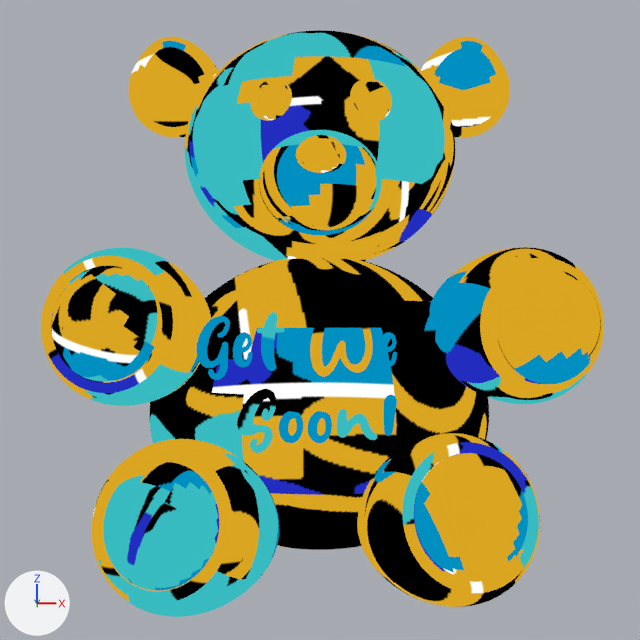
The Blender file App/app/src/main/assets/models/blender/get-well-soon.blend: old version first, new version second.
One viewpoint serves both versions: the file's camera 'Camera'. The axes (+X, +Y, +Z) are drawn at lower left. The lights are the same throughout.
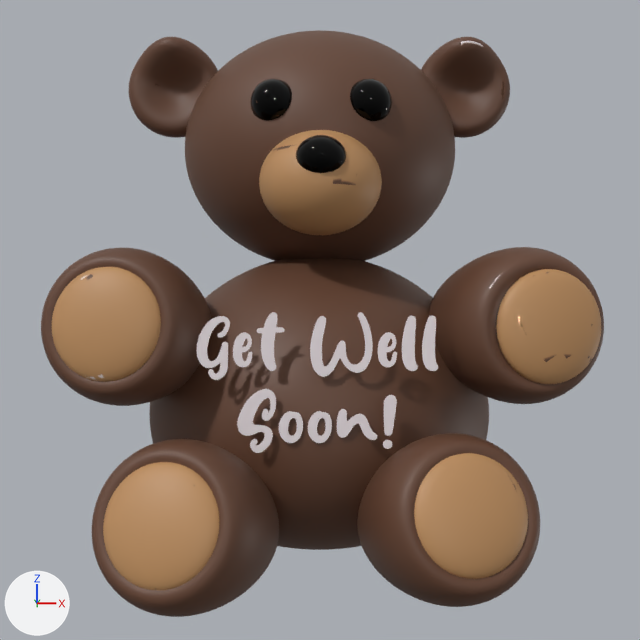
Location of each change, [x1, y1, x2, y2] in pixels of the pictures (640 x 640 px):
'Sphere.012', surface changed: [41, 30, 604, 617] in both
'Sphere.004', surface changed: [52, 130, 601, 591] in both
'Text', surface changed (cyan to grey): [197, 312, 438, 453] in both
'Sphere.015', surface changed (yellow to black): [250, 79, 392, 121] in both
'Sphere.011', surface changed (yellow to black): [296, 135, 346, 173] in both

Patch to the scene script:
```diff
--- a/App/app/src/main/assets/models/blender/get-well-soon.blend.py
+++ b/App/app/src/main/assets/models/blender/get-well-soon.blend.py
@@ img_pbr_texture_png @@
+img_pbr_texture_png = load_image('pbr-texture.png', '../get-well-soon/pbr-texture.png', 1024, 1024, 'sRGB')
@@ img_albedo_texture_png_001 @@
+img_albedo_texture_png_001 = load_image('albedo-texture.png.001', '../get-well-soon/albedo-texture.png', 1024, 1024, 'sRGB')
@@ mat_material_002 @@
 mat_material_002 = bpy.data.materials.new('Material.002')
-# nodes: OutputMaterial, TexImage
-# uses the picture img_albedo_texture_png
+# nodes: BsdfPrincipled, OutputMaterial, SeparateColor, TexImage x2
+# uses the picture img_albedo_texture_png_001
+# uses the picture img_pbr_texture_png
```
